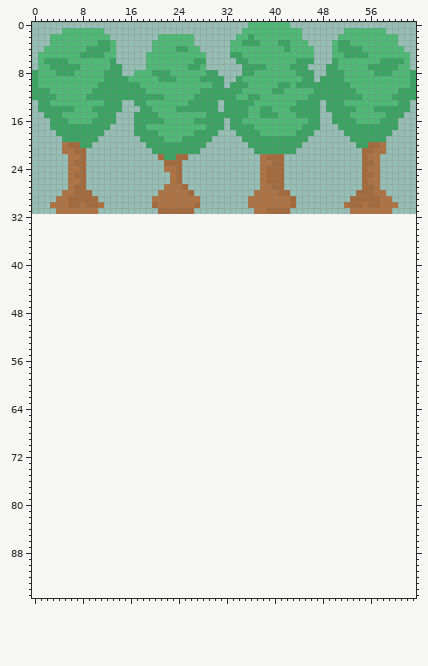
Two states of a sprite sheet, assets/trees.png. Above, as it was before the edit.
The file is 64x32 pixels. The old version is drawn lined up with the new one, on the new canvas.
After the commit:
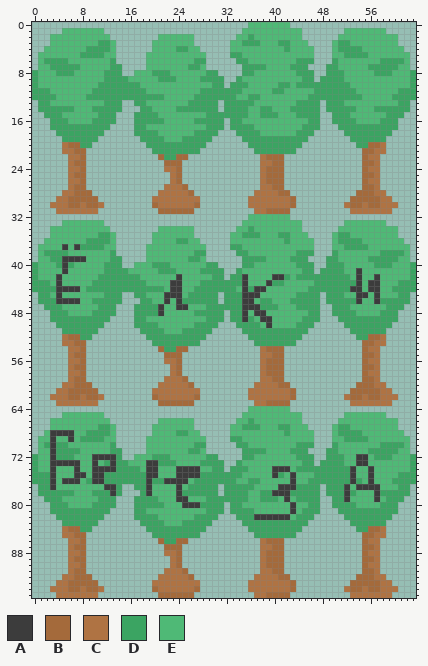
Palette (. is transparent): A #3c3c3c  B #a46a3b  C #af7343  D #3ba462  E #4fb976
From old to new:
canvas 64x32 -> 64x96
Changed rows in their new state; - is an unchanged pixel.
first column x 0:
32 ------------------------------------EEEEEEE---------------------
33 -----EEEEEEE-----------------------EEEEEEEEEE-------EEEEEEE-----
34 ---EEEEEEEEEE--------EEEEEE-------EEDEEEEEEEE------EEEEEEEEEE---
35 ---EEEEEEEEDDE------EEEEEEE------EEDDDEEEDDEEE----EDDEEEEEEEE---
36 --EEEEEEEDDDDE------EEEEDDEE-----EEEEEEEEEDEEEE---EDDDDEEEEEEE--
37 -EEEEAEADDDDEE-----EEEEEEEEEE----DDEEEEEEEEEEEE---EEDDDDEEEEEEE-
38 -EDDDDEEEEEEED-----EEEEEEEEDD-----DDEEEEEEEEDDD---DEEEEEEEDDDDE-
39 -EEDDAAAAEEEEDD----EEEEEEEDDE------DDDDEEEEDDD---DDEEEEEDDDDDEE-
40 DEEEDADEEEEEDDD--EEEDDDEEEEEEDD----DDEEEEEEEDDD--DDDEEEEEDDDEEED
41 DEEEEAEEEEEEDDDDEEEEEDDDEEEEDDDD--DEEEEEEEEEEDD-DDDDEEAEEEEEEEED
42 DEEEAEEEEEEDDDDDDDEEEEEEAEEEEEDD-DDAEEEEAADEDDDDDDDDDEAEEAEEEEED
43 DDDEAEEEEEDDDDDDDDDEEEEAAEEEDDDDDDDAEEEADDEEEEEDDDDDDDAEAAEEEDDD
44 DDDDAAAAEDDDDDDDDDDDDDEAAEEDDDDDDDEADAAEEEEEEEDDDDDDDAAEAAEEDDDD
45 -DDEAEEEEEEEDDD--DDEEEAAAEDDDDD-DDDAAAEEEEEEDDDD-DDDEEAAEAEEEDD-
46 -DDDAAAAEEDDDDD---DDEEAEADDDDDD-DDDAAEDDEEEDDDDD-DDDDDAEEADDDDD-
47 --DDDEEEEEEDDD---DDDDAEEAAEEEDDDDDDAAADDDEEEDDDD--DDDEEEEEEDDD--
48 ---DDDEEEEDDDD---DDDDAEEEEEDDDDD-DDAEAAEEEEEEEDD--DDDDEEEEDDD---
49 ---DDDDDDDDDD----DDEEEEEEEEEEDDD-DDADEAAEEEEEDDD---DDDDDDDDDD---
50 ----DDDDDDDD-----DDDDEEEEEEDDDD---DDDDEAEEEEDDD-----DDDDDDDD----
51 -----DDDDDD-------DDDDEEEDDDDD-----DDDDDDDDDDD-------DDDDDD-----
52 -----CBBDD---------DDDDDDDDDD-------DDDDDDDDD---------DDBBC-----
53 -----CCBB-----------DDDDDDDD---------DDDDDDD-----------BBCC-----
54 ------CCB------------BDDBB------------CBBB-------------BCC------
55 ------CBB-------------BBB-------------CCBB-------------BBC------
56 ------CCB-------------CCB-------------CBBB-------------BCC------
57 ------CBB--------------CB-------------CBBB-------------BBC------
58 ------CCB--------------CB-------------CBBB-------------BCC------
59 ------CBB-------------CCCB------------CCBB-------------BBC------
60 -----CCBBB-----------CCCCCB----------CCCCBB-----------BBBCC-----
61 ----CCBBBBB---------CCCCCCCC--------CCCCCCCB---------BBBBBCC----
62 ---CCCBBCBBC--------BCCCCCCB--------CCCCCCCB--------CBBCBBCCC---
63 ----CCCCCCC----------BBBBBB----------CCBBBB----------CCCCCCC----
64 ------------------------------------EEEEEEE---------------------
65 -----EEEEEEE-----------------------EEEEEEEEEE-------EEEEEEE-----
66 ---EEEEEEEEEE--------EEEEEE-------EEDEEEEEEEE------EEEEEEEEEE---
67 ---EEEEEEEEDDE------EEEEEEE------EEDDDEEEDDEEE----EDDEEEEEEEE---
68 --EAAAAEEDDDDE------EEEEDDEE-----EEEEEEEEEDEEEE---EDDDDEEEEEEE--
69 -EEAEEAEDDDDEE-----EEEEEEEEEE----DDEEEEEEEEEEEE---EEDDDDEEEEEEE-
70 -EDADDEEEEEEED-----EEEEEEEEDD-----DDEEEEEEEEDDD---DEEEEEEEDDDDE-
71 -EEADDDDEEEEEDD----EEEEEEEDDE------DDDDEEEEDDD---DDEEEEEDDDDDEE-
72 DEEADDDEEEAAAAD--EEEDDDEEEEEEDD----DDEEEEEEEDDD--DDDEEAAEDDDEEED
73 DEEAAAAAEEAEDADDEEEAADDDEEEEDDDD--DEEEEEEEEEEDD-DDDDEEAAEEEEEEED
74 DEEAEEEAEEAAAADDDDEAAEEEAAAAEEDD-DDDEEEEAAAEDDDDDDDDDAEEAEEEEEED
75 DDDAEEEAAEAADDDDDDDAAEEEAAAADDDDDDDEEEEEADEAEEEDDDDDDAEEAEEEEDDD
76 DDDAEAAAEDAADDDDDDDADDAAAAEDDDDDDDEEDDEEEEEAEEDDDDDDDADEAEEEDDDD
77 -DDAEEEEEEEEAAD--DDAEEEEAEDDDDD-DDDDDEEEEAAADDDD-DDDAEAAAAEEEDD-
78 -DDDDDDEEEDDDAD---DAEEEEADDDDDD-DDDDEEDDAAADDDDD-DDDADEEEADDDDD-
79 --DDDEEEEEEDDD---DDDDEEEAAEEEDDDDDDDEEDDDEAEDDDD--DDAEEEEAEDDD--
80 ---DDDEEEEDDDD---DDDDDEEEAAADDDD-DDEEEEEEEEAEEDD--DDDDEEEEDDD---
81 ---DDDDDDDDDD----DDEEEEEEEEEEDDD-DDDDEEEEEEAEDDD---DDDDDDDDDD---
82 ----DDDDDDDD-----DDDDEEEEEEDDDD---DDDAAAAAAEDDD-----DDDDDDDD----
83 -----DDDDDD-------DDDDEEEDDDDD-----DDDDDDDDDDD-------DDDDDD-----
84 -----CBBDD---------DDDDDDDDDD-------DDDDDDDDD---------DDBBC-----
85 -----CCBB-----------DDDDDDDD---------DDDDDDD-----------BBCC-----
86 ------CCB------------BDDBB------------CBBB-------------BCC------
87 ------CBB-------------BBB-------------CCBB-------------BBC------
88 ------CCB-------------CCB-------------CBBB-------------BCC------
89 ------CBB--------------CB-------------CBBB-------------BBC------
90 ------CCB--------------CB-------------CBBB-------------BCC------
91 ------CBB-------------CCCB------------CCBB-------------BBC------
92 -----CCBBB-----------CCCCCB----------CCCCBB-----------BBBCC-----
93 ----CCBBBBB---------CCCCCCCC--------CCCCCCCB---------BBBBBCC----
94 ---CCCBBCBBC--------BCCCCCCB--------CCCCCCCB--------CBBCBBCCC---
95 ----CCCCCCC----------BBBBBB----------CCBBBB----------CCCCCCC----
Changed places in both pictures, as pixel boxes (x1, y1, x2, y2):
added: (32, 214, 416, 598)
